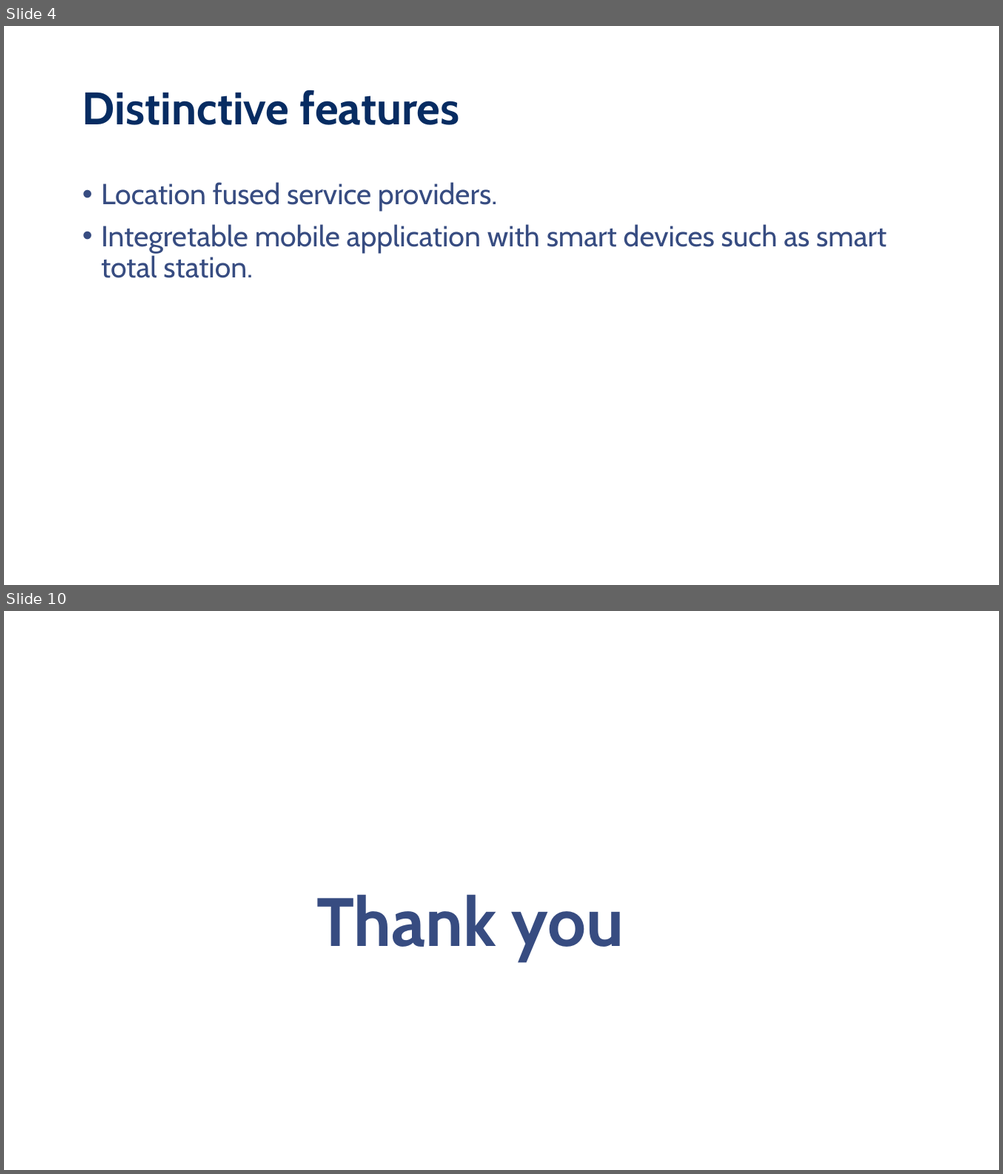
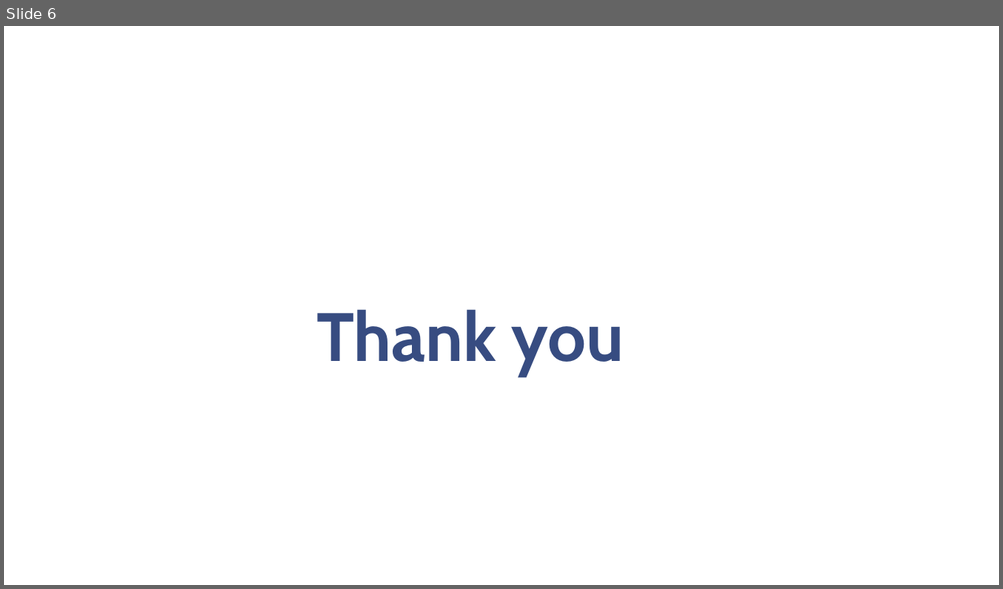
Before and after one commit to kitavidavis/collect-v2, a slide deck: src/assets/Geopsy template.pptx. Shown one above the other, each under a label of ours: slides 4 and 10 before the commit, slide 6 after it; the slides between them are not shown. The pictures are 1003x1174 and 1003x589 pixels, drawn with LibreOffice and Linux fonts; fonts in the diff are those of the drawing; background and template pictures are left out. Boxes give left, top, right and bottom in pixels: in the first picture for what was removed or moved away, otherwise in the second. Text is boxed around its words. In the diff, an @@ line names an element or a change of style, - is before the commit and + after.

```diff
--- a/src/assets/Geopsy template.pptx
+++ b/src/assets/Geopsy template.pptx
@@ slide 4 removed at bbox=[4, 26, 999, 585], background #FFFFFF @@
@@ title removed at bbox=[82, 90, 460, 125] @@
-Distinctive features
@@ text removed at bbox=[101, 182, 886, 278] @@
-• Location fused service providers.
-• Integretable mobile application with smart devices such as smart total station.
@@ what was slide 10 is now slide 6 @@
```
Also in this commit, not shown: 2 slides changed, 3 slides added, 6 other slides removed, 2 other files.
